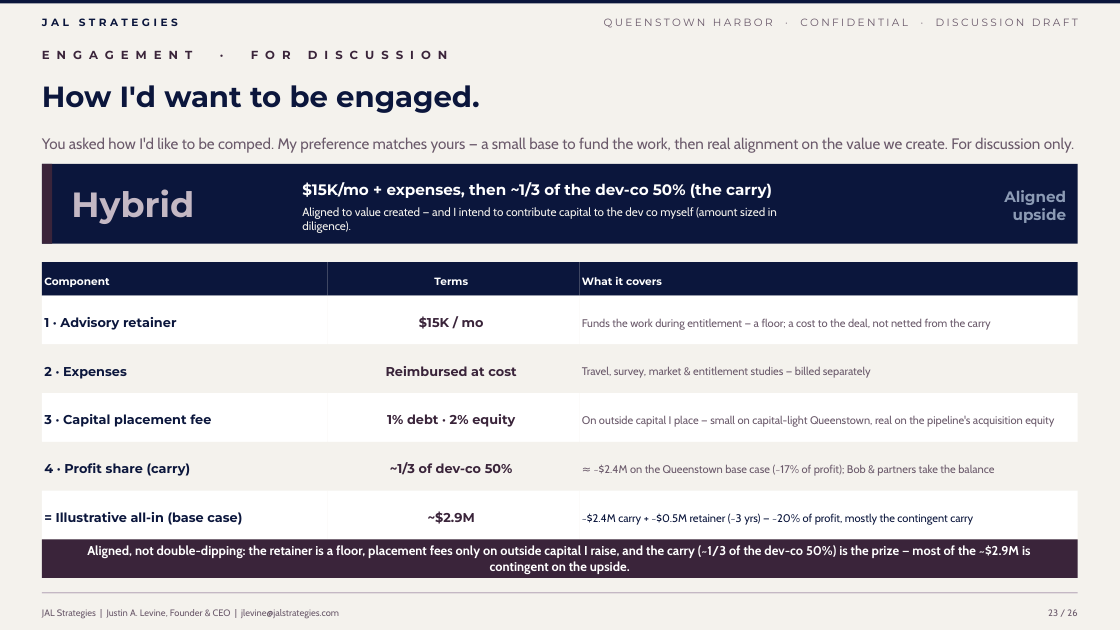
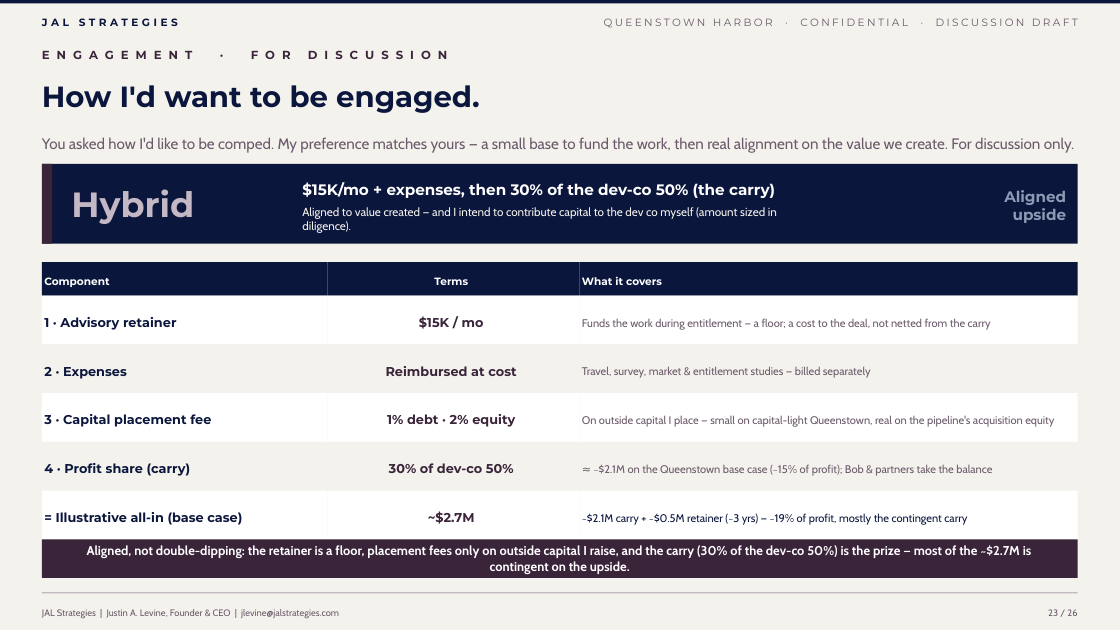
Before and after one commit to jlevine711/Apex, a slide deck: slide 23 of JAL_Queenstown_Harbor_Proposal.pptx. Drawn at 1120x630 pixels with LibreOffice and Linux fonts; fonts in the diff are those of the drawing. Boxes give left, top, right and bottom in pixels: in the first picture for what was removed or moved away, otherwise in the second. Text is boxed around its words. In the diff, an @@ line names an element or a change of style, - is before the commit and + after.

```diff
--- a/JAL_Queenstown_Harbor_Proposal.pptx
+++ b/JAL_Queenstown_Harbor_Proposal.pptx
@@ text at [302,182,775,198]: text changed @@
-$15K/mo + expenses, then ~1/3 of the dev-co 50% (the carry)
+$15K/mo + expenses, then 30% of the dev-co 50% (the carry)
@@ text at [389,463,514,473]: text changed @@
-~1/3 of dev-co 50%
+30% of dev-co 50%
@@ text at [594,464,992,476]: text changed @@
-≈ ~$2.4M on the Queenstown base case (~17% of profit); Bob & partners take the balance
+≈ ~$2.1M on the Queenstown base case (~15% of profit); Bob & partners take the balance
@@ text at [428,511,475,524]: text changed @@
-~$2.9M
+~$2.7M
@@ text at [582,513,967,524]: text changed @@
-~$2.4M carry + ~$0.5M retainer (~3 yrs) — ~20% of profit, mostly the contingent carry
+~$2.1M carry + ~$0.5M retainer (~3 yrs) — ~19% of profit, mostly the contingent carry
@@ text at [87,545,1032,574]: text changed @@
-Aligned, not double-dipping: the retainer is a floor, placement fees only on outside capital I raise, and the carry (~1/3 of the dev-co 50%) is the prize — most of the ~$2.9M is contingent on the upside.
+Aligned, not double-dipping: the retainer is a floor, placement fees only on outside capital I raise, and the carry (30% of the dev-co 50%) is the prize — most of the ~$2.7M is contingent on the upside.
```
Also in this commit, not shown: 1 other slide changed, 5 other files.
